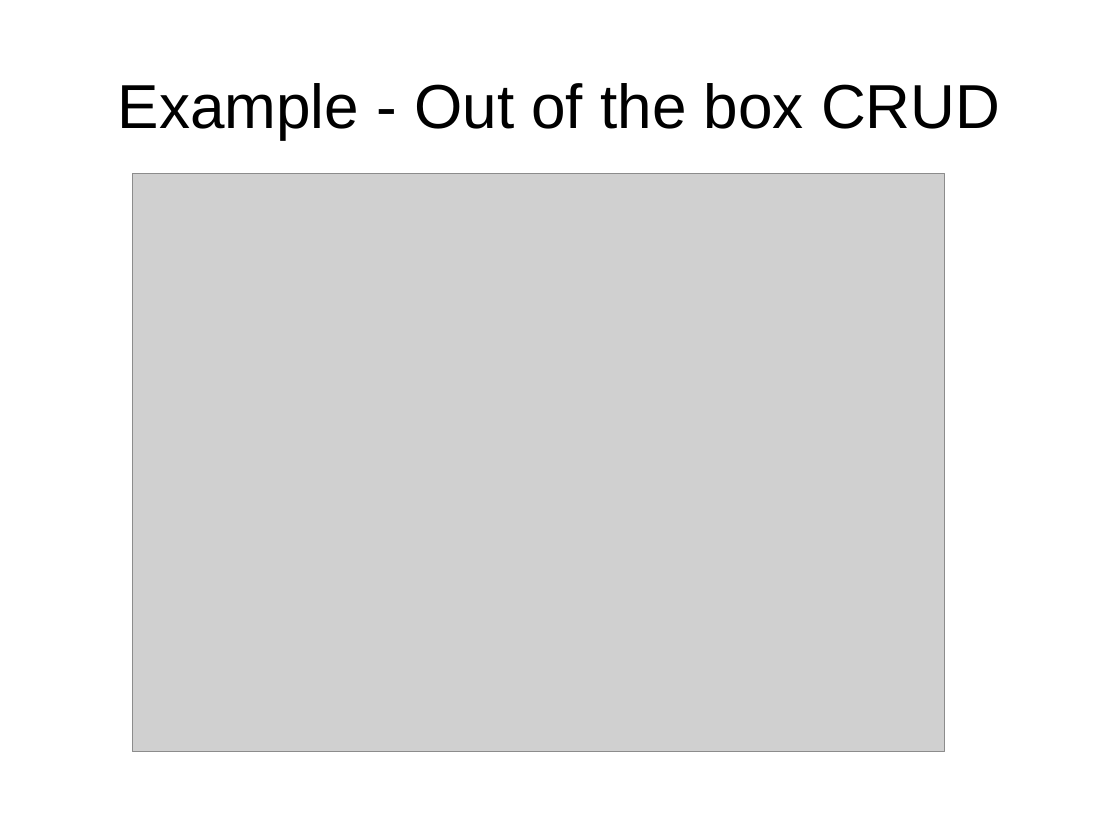
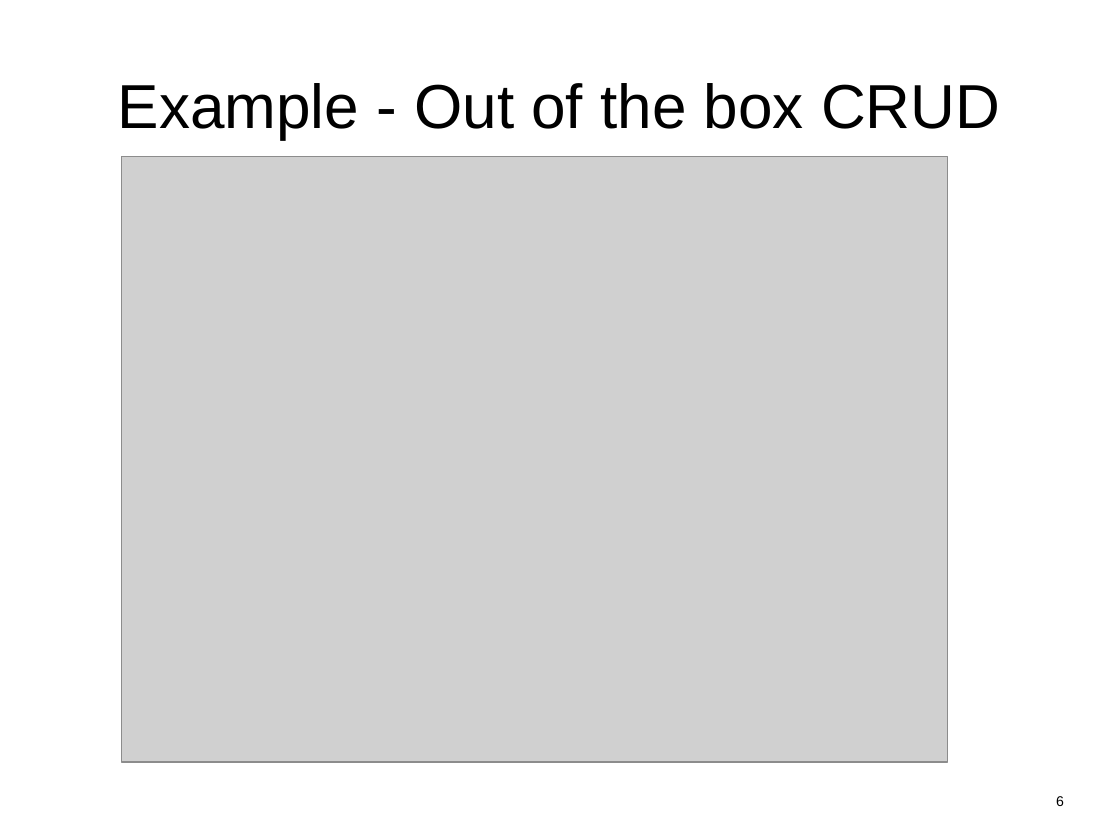
Before and after one commit to hotrodorm/hotrod, a slide deck: slide 6 of hotrod/docs/hotrod-2.0-overview.odp. Drawn at 1120x840 pixels with LibreOffice and Linux fonts; fonts in the diff are those of the drawing; grey boxes stand for pictures. Boxes give left, top, right and bottom in pixels: in the first picture for what was removed or moved away, otherwise in the second. Text is boxed around its words. In the diff, an @@ line names an element or a change of style, - is before the commit and + after.

```diff
--- a/hotrod/docs/hotrod-2.0-overview.odp
+++ b/hotrod/docs/hotrod-2.0-overview.odp
@@ picture: place and size @@
-picture at (132,174,945,752)
+picture at (122,157,948,762)
@@ page number added at (1056,796,1064,806), 10 pt, text #000000 @@
+6
```
Also in this commit, not shown: 10 other slides changed, 3 other files.
